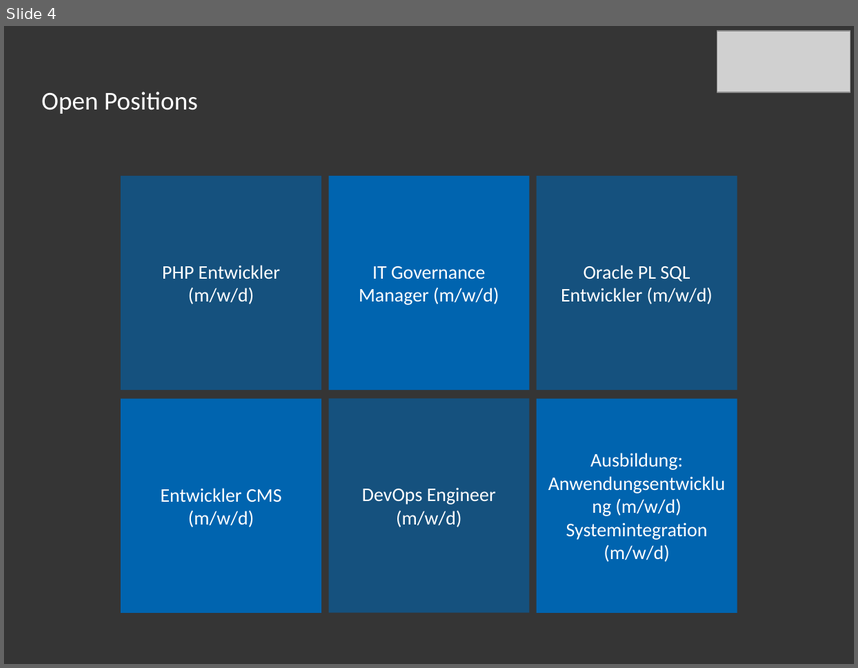
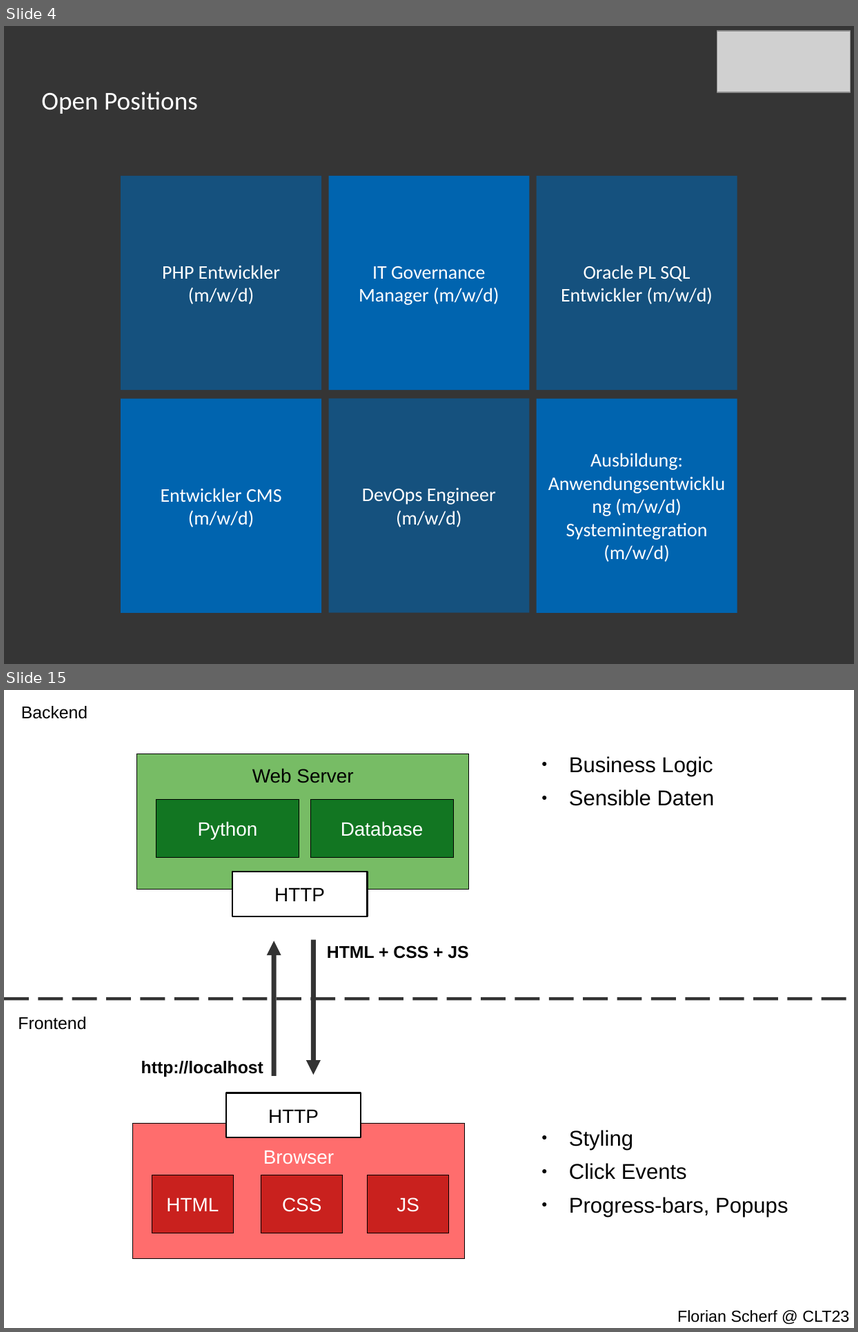
Before and after one commit to lona-web-org/presentations, a slide deck: clt23/slides.odp. Shown one above the other, each under a label of ours: slide 4 before the commit, slides 4 and 15 after it; the slides between them are not shown. The pictures are 858x668 and 858x1332 pixels, drawn with LibreOffice and Linux fonts; fonts in the diff are those of the drawing; grey boxes stand for pictures. Boxes give left, top, right and bottom in pixels: in the first picture for what was removed or moved away, otherwise in the second. Text is boxed around its words. In the diff, an @@ line names an element or a change of style, - is before the commit and + after.

```diff
--- a/clt23/slides.odp
+++ b/clt23/slides.odp
@@ slide 15 added at (4, 690, 854, 1328), background #FFFFFF @@
@@ text added at (21, 706, 87, 719), 16 pt, text #000000 @@
+Backend
@@ rectangle added at (136, 754, 469, 889), fill #77BC65, outline #000000 0 pt, 18 pt, text #000000 @@
+Web Server
@@ text added at (569, 756, 715, 806), 20 pt, text #000000 @@
+● Business Logic
+● Sensible Daten
@@ rectangle added at (156, 800, 299, 858), fill #127622, outline #000000 0 pt, 18 pt, text #FFFFFF @@
+Python
@@ rectangle added at (310, 800, 453, 858), fill #127622, outline #000000 0 pt, 18 pt, text #FFFFFF @@
+Database
@@ rectangle added at (232, 872, 368, 917), fill #FFFFFF, outline #000000 1.5 pt, 18 pt, text #000000 @@
+HTTP
@@ arrow added from (274, 1076) to (274, 940), #333333 4.51 pt @@
@@ arrow added from (313, 939) to (313, 1074), #333333 4.51 pt @@
@@ text added at (327, 945, 468, 958), 16 pt, text #000000, bold @@
+HTML + CSS + JS
@@ line added from (4, 998) to (854, 998), #333333 2.89 pt dashed @@
@@ text added at (18, 1016, 86, 1029), 16 pt, text #000000 @@
+Frontend
@@ text added at (141, 1061, 263, 1076), 16 pt, text #000000, bold @@
+http://localhost
@@ rectangle added at (226, 1093, 361, 1137), fill #FFFFFF, outline #000000 1.5 pt, 18 pt, text #000000 @@
+HTTP
@@ rectangle added at (133, 1123, 466, 1259), fill #FF6D6D, outline #000000 0 pt, 18 pt, text #FFFFFF @@
+Browser
@@ text added at (569, 1130, 788, 1216), 20 pt, text #000000 @@
+● Styling
+● Click Events
+● Progress-bars, Popups
@@ rectangle added at (152, 1175, 234, 1233), fill #C9211E, outline #000000 0 pt, 18 pt, text #FFFFFF @@
+HTML
@@ rectangle added at (261, 1175, 343, 1233), fill #C9211E, outline #000000 0 pt, 18 pt, text #FFFFFF @@
+CSS
@@ rectangle added at (368, 1175, 449, 1233), fill #C9211E, outline #000000 0 pt, 18 pt, text #FFFFFF @@
+JS
@@ text added at (677, 1310, 849, 1322), 15 pt, text #000000 @@
+Florian Scherf @ CLT23
```
Also in this commit, not shown: 6 slides changed, 17 other slides added, 1 slide removed, 27 other files.
